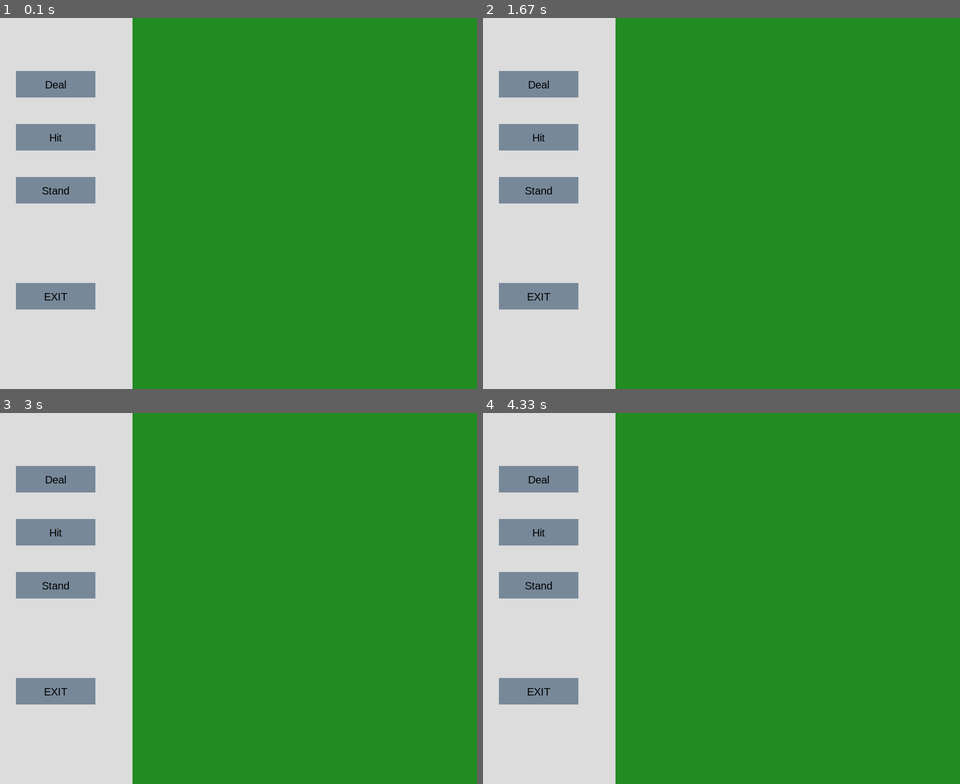
Above: before the commit, frames 1-4 (two rows, left to right).
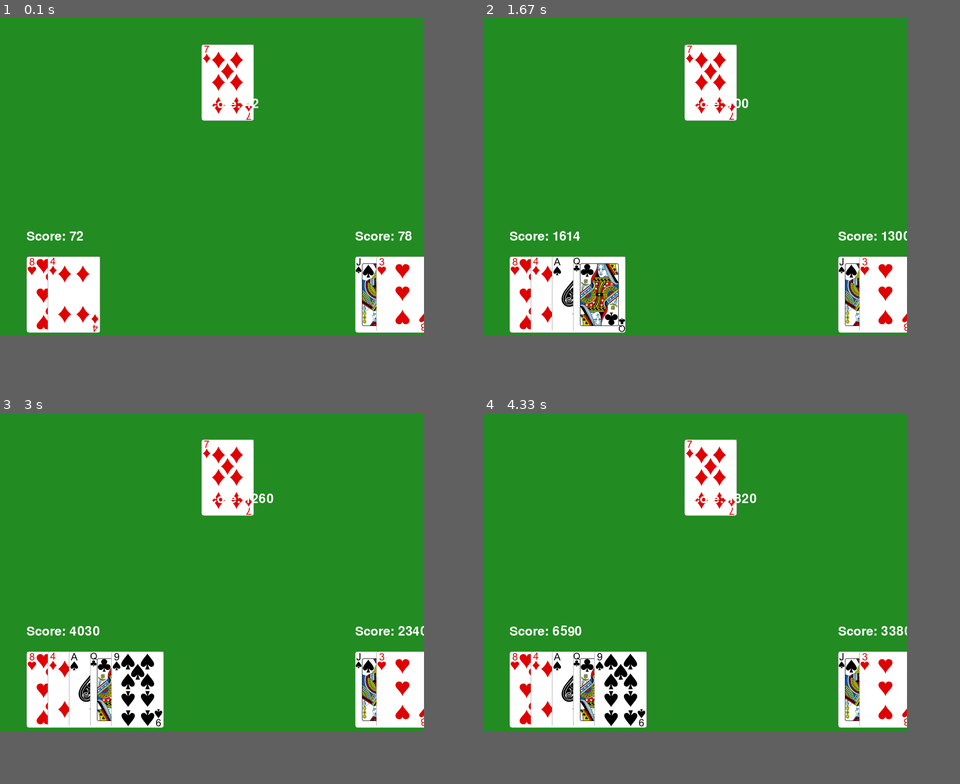
Above: after the commit, the same moments.

Repository: ACondeSalazar/AEM_BlackJack
Game: pygame game, started from main.py
Same seed, same stepped clock (60 frames per second), same inputs: the game is played once before the commit and once after it.
Inputs (mouse positions are in pixels of both pictures, inside the frame that each line leads up to):
- Up to frame 1 (0.1 s): no input
- Up to frame 2 (1.67 s): click (568, 218) at 0.38 s; click (654, 218) at 0.72 s; click (559, 214) at 1.05 s
- Up to frame 3 (3 s): click (85, 613) at 1.88 s
- Up to frame 4 (4.33 s): no input
In our replay, the window is 900x700 before the commit and 800x600 after it. These sizes can differ from the game's own. Grey fills any space a smaller window leaves; there, only what the larger window draws over its background counts as a difference.

The runs differ from the first frame. In frame 1, 33% of the frame differs, in the area x 0-89%, y 0-100%; in frame 2, 34%; in frame 3, 34%; in frame 4, 34%.

Commit message:
new_interface

Diff:
--- a/blackjack.py
+++ b/blackjack.py
@@ -0,0 +1,179 @@
+import random
+from constants import *
+from collections import namedtuple
+
+class Deck:
+    def __init__(self):
+        self.cards = []
+        self.dealt_cards = []
+        self.build()
+
+    def build(self):
+        for value in RANKS:
+            for suit in SUITS:
+                self.cards.append((value, suit))
+
+    def shuffle(self):
+        random.shuffle(self.cards)
+
+    def deal(self):
+        if len(self.cards) > 1:
+            drawn_card = self.cards.pop()
+            self.dealt_cards.append(drawn_card)
+            return drawn_card
+
+        else:
+            print("no more cards in deck")
+
+class Hand(Deck):
+    def __init__(self):
+        self.cards = []
+        self.card_img = []
+        self.value = 0
+
+        self.nbAces = 0
+
+    def add_card(self, card):
+        self.cards.append(card)
+
+    def calc_hand(self):
+        first_card_index = [a_card[0] for a_card in self.cards]
+        non_aces = [c for c in first_card_index if c != 'A']
+        aces = [c for c in first_card_index if c == 'A']
+
+        for card in non_aces:
+            if card in 'JQK':
+                self.value += 10
+            else:
+                self.value += int(card)
+
+        for card in aces:
+            if self.value <= 10:
+                self.value += 11
+            else:
+                self.value += 1
+
+        self.nbAces = len(aces)
+
+    def display_cards(self):
+        for card in self.cards:
+            cards = "".join((card[0], card[1]))
+            if cards not in self.card_img:
+                self.card_img.append(cards)
+
+    def score(self):
+        self.calc_hand()
+        return self.value
+
+    def __str__(self):
+        return ', '.join([f"{card[0]}{card[1]}" for card in self.cards])
+
+    def __len__(self):
+        return len(self.cards)
+
+    def __iter__(self):
+        return iter(self.cards)
+
+
+
+
+
+
+GameState = namedtuple('State', ['dealerScore', 'humanScore','AIScore', 'hasAce'])
+
+
+class Player:
+
+    def __init__(self):
+        self.finishedTurn = False
+        self.hand = Hand()
+        self.name = "Player"
+
+    def draw(self, deck):
+        drawn_card = deck.deal()
+        self.hand.add_card(drawn_card)
+
+    def stand(self):
+        self.finishedTurn = False
+
+    def play(self,deck, state):
+        self.draw(deck)
+
+    def get_score(self):
+        return self.hand.score()
+
+class Dealer(Player):
+
+    def __init__(self):
+        self.hand = Hand()
+        self.name = "Dealer"
+
+    def play(self,deck, state):
+        self.hand.calc_hand()
+
+        if self.hand.value >= 17:
+            self.stand()
+        else:
+            self.draw(deck)
+
+class AIPlayer(Player):
+    def __init__(self):
+        self.hand = Hand()
+        self.name = "AI"
+
+    def play(self,deck, state):
+        self.draw(deck)
+        if len(self.hand > 3):
+            self.stand()
+
+class BlackJack:
+    def __init__(self):
+        self.players = []
+
+        self.playerTurn = 0
+
+        """ for i in range(PLAYERCOUNT):
+            self.players.append(Player()) """
+
+        self.players.append(Player())
+        self.players.append(AIPlayer())
+
+        self.deck = Deck()
+        self.deck.shuffle()
+
+        self.dealer = Dealer()
+        self.dealer.draw(self.deck)
+
+        self.players[0].draw(self.deck)
+        self.players[0].draw(self.deck)
+
+        self.players[1].draw(self.deck)
+        self.players[1].draw(self.deck)
+
+
+    def print_hands(self):
+        print("Dealer's hand:")
+        print(self.dealer.hand)
+        for i, player in enumerate(self.players):
+            print(f"Player {i + 1}'s hand:")
+            print(player.hand)
+
+
+    def playTurn(self):
+        self.dealer.hand.calc_hand()
+        for player in self.players:
+            player.hand.calc_hand()
+
+        self.dealer.play(self.deck, [])
+
+        self.players[0].play(self.deck, [])
+
+        GameState(self.dealer.hand.value, self.players[0].hand.value, self.players[1].hand.value, self.players[1].hand.hasAce )
+
+        self.players[1].play(self.deck, [])
+
+        self.print_hands()
+
+    def update(self):
+        if self.players[self.playerTurn].finishedTurn:
+            self.playerTurn = (self.playerTurn + 1) % len(self.players)
--- a/blackjack_deck.py
+++ /dev/null
@@ -1,58 +0,0 @@
-import random
-from constants import *
-
-class Deck:
-    def __init__(self):
-        self.cards = []
-        self.dealt_cards = []
-        self.build()
-
-    def build(self):
-        for value in RANKS:
-            for suit in SUITS:
-                self.cards.append((value, suit))
-
-    def shuffle(self):
-        random.shuffle(self.cards)
-
-    def deal(self):
-        if len(self.cards) > 1:
-            drawn_card = self.cards.pop()
-            self.dealt_cards.append(drawn_card)
-            return drawn_card
-
-        else:
-            print("no more cards in deck")
-
-class Hand(Deck):
-    def __init__(self):
-        self.cards = []
-        self.card_img = []
-        self.value = 0
-
-    def add_card(self, card):
-        self.cards.append(card)
-
-    def calc_hand(self):
-        first_card_index = [a_card[0] for a_card in self.cards]
-        non_aces = [c for c in first_card_index if c != 'A']
-        aces = [c for c in first_card_index if c == 'A']
-
-        for card in non_aces:
-            if card in 'JQK':
-                self.value += 10
-            else:
-                self.value += int(card)
-
-        for card in aces:
-            if self.value <= 10:
-                self.value += 11
-            else:
-                self.value += 1
-
-
-    def display_cards(self):
-        for card in self.cards:
-            cards = "".join((card[0], card[1]))
-            if cards not in self.card_img:
-                self.card_img.append(cards)
--- a/constants.py
+++ b/constants.py
@@ -25,3 +25,7 @@
 CARD_CENTER = (36, 48)
 CARD_BACK_SIZE = (72, 96)
 CARD_BACK_CENTER = (36, 48)
+
+PLAYERCOUNT = 2
+HIT = 1
+STAND = 2
--- a/game.py
+++ /dev/null
@@ -1,23 +0,0 @@
-from blackjack_deck import *
-
-
-PLAYERCOUNT = 2
-
-class Player:
-
-    def __init__(self):
-        self.hand = Hand()
-
-    def draw(self, deck):
-        drawn_card = deck.deal()
-        self.hand.add_card(drawn_card)
-
-class BlackJack:
-    def __init__(self):
-        self.players = []
-
-        for i in range(PLAYERCOUNT):
-            self.players.append(Player())
-
-        self.deck = Deck()
-        self.deck.shuffle
--- a/main.py
+++ b/main.py
@@ -1,164 +1,133 @@
+import random
+import time
+from blackjack import *
+
 import pygame
-import sys
-import time
-from blackjack_deck import Deck, Hand
-from constants import *
 
-gamefont = textfont
+#pygame init
+pygame.init()
 
-white = light_slat
-# Initialize Pygame
-pygame.init()
-clock = pygame.time.Clock()
+screen_width = 800
+screen_height = 600
+screen = pygame.display.set_mode((screen_width, screen_height))
+pygame.display.set_caption("BlackJack Game")
 
-# Game Display Setup
-gameDisplay = pygame.display.set_mode((display_width, display_height))
-pygame.display.set_caption('Multiplayer Blackjack')
-gameDisplay.fill(background_color)
-pygame.draw.rect(gameDisplay, grey, pygame.Rect(0, 0, 250, 700))
+running = True
+
+background_color = (34, 139, 34)
+screen.fill(background_color)
 
 
-# Render text on screen
-def render_text(text, font, color, x, y):
-    textSurface = font.render(text, True, color)
-    textRect = textSurface.get_rect(center=(x, y))
-    gameDisplay.blit(textSurface, textRect)
-    pygame.display.update()
+cards_image = {}
+for rank in RANKS:
+    for suit in SUITS:
+        filename = f"{rank}{suit}.png"
+        cards_image[(rank, suit)] = pygame.image.load(f"img/{filename}")
+
+#game setup
+random.seed(time.time())
+game = BlackJack()
 
 
-def button(msg, x, y, w, h, ic, ac, action=None):
-    mouse = pygame.mouse.get_pos()
-    click = pygame.mouse.get_pressed()
+def show_card_at(card, x, y):
+    if card:
+        card_image = cards_image.get((card[0], card[1]))
+        if card_image:
+            screen.blit(card_image, (x, y))
 
-    pygame.draw.rect(gameDisplay, ac if x + w > mouse[0] > x and y + h > mouse[1] > y else ic, (x, y, w, h))
+def display_all_hands(game):
 
-    if x + w > mouse[0] > x and y + h > mouse[1] > y and click[0] == 1 and action:
-        action()
+    dealer_x = screen_width // 2 - len(game.dealer.hand) * 40 // 2
+    dealer_y = 50
+    for i, card in enumerate(game.dealer.hand):
+        show_card_at(card, dealer_x + i * 40, dealer_y)
 
-    render_text(msg, font, black, x + (w/2), y + (h/2))
+    # Display dealer's score below the cards
+    dealer_score_font = pygame.font.Font(None, 36)
+    dealer_score_text = dealer_score_font.render(f"Score: {game.dealer.get_score()}", True, (255, 255, 255))
+    screen.blit(dealer_score_text, (dealer_x, dealer_y + 100))
 
-class BlackjackGame:
-    def __init__(self, num_players=2):
-        self.num_players = num_players
-        self.deck = Deck()
-        self.dealer = Hand()
-        self.players = [Hand() for _ in range(num_players)]
-        self.current_player = 0
-        self.deck.shuffle()
+    player1_x = 50
+    player1_y = screen_height - 150
+    for i, card in enumerate(game.players[0].hand):
+        show_card_at(card, player1_x + i * 40, player1_y)
 
-    def deal(self):
-        # Deal initial cards
-        for i in range(2):
-            self.dealer.add_card(self.deck.deal())
-            for player in self.players:
-                player.add_card(self.deck.deal())
+    # Display player 1's score above the cards
+    player1_score_font = pygame.font.Font(None, 36)
+    player1_score_text = player1_score_font.render(f"Score: {game.players[0].get_score()}", True, (255, 255, 255))
+    screen.blit(player1_score_text, (player1_x, player1_y - 50))
 
-        self.display_hands()
-        self.blackjack_check()
+    player2_x = screen_width - len(game.players[1].hand) * 40 - 50
+    player2_y = screen_height - 150
+    for i, card in enumerate(game.players[1].hand):
+        show_card_at(card, player2_x + i * 40, player2_y)
 
-    def display_hands(self):
-        # Show dealer’s hand
-        render_text("Dealer's Hand:", gamefont, white, 500, 150)
-        gameDisplay.blit(pygame.image.load(f'img/{self.dealer.card_img[0]}.png'), (400, 200))
-        gameDisplay.blit(pygame.image.load('img/back.png'), (550, 200))
-
-        # Show each player's hand
-        y_offset = 400
-        for i, player in enumerate(self.players):
-            render_text(f"Player {i + 1} Hand:", gamefont, white, 500, y_offset - 50)
-            for j, card in enumerate(player.card_img):
-                gameDisplay.blit(pygame.image.load(f'img/{card}.png'), (300 + (j * 110), y_offset))
-            y_offset += 120
-
-        pygame.display.update()
-
-    def blackjack_check(self):
-        # Check for instant Blackjacks
-        if self.dealer.value == 21:
-            render_text("Dealer has Blackjack!", game_end, red, 500, 250)
-            time.sleep(3)
-            self.finish_game()
-        elif any(player.value == 21 for player in self.players):
-            for i, player in enumerate(self.players):
-                if player.value == 21:
-                    render_text(f"Player {i + 1} has Blackjack!", game_end, green, 500, 250)
-                    time.sleep(3)
-            self.finish_game()
-
-    def hit(self):
-        current_player = self.players[self.current_player]
-        current_player.add_card(self.deck.deal())
-        self.display_hands()
-
-        if current_player.value > 21:
-            render_text(f"Player {self.current_player + 1} Busts!", game_end, red, 500, 250)
-            time.sleep(2)
-            self.next_turn()
-
-    def stand(self):
-        render_text(f"Player {self.current_player + 1} Stands!", gamefont, white, 500, 250)
-        time.sleep(1)
-        self.next_turn()
-
-    def next_turn(self):
-        self.current_player += 1
-        if self.current_player >= len(self.players):
-            self.dealer_turn()
-        else:
-            render_text(f"Player {self.current_player + 1}'s Turn", gamefont, white, 500, 80)
-
-    def dealer_turn(self):
-        render_text("Dealer's Turn", gamefont, white, 500, 80)
-        time.sleep(2)
-        gameDisplay.blit(pygame.image.load(f'img/{self.dealer.card_img[1]}.png'), (550, 200))
-        pygame.display.update()
-        time.sleep(2)
-
-        while self.dealer.value < 17:
-            self.dealer.add_card(self.deck.deal())
-            self.display_hands()
-            time.sleep(1)
-
-        self.check_results()
-
-    def check_results(self):
-        for i, player in enumerate(self.players):
-            if player.value > 21:
-                render_text(f"Player {i + 1} Busts!", game_end, red, 500, 250)
-            elif self.dealer.value > 21 or player.value > self.dealer.value:
-                render_text(f"Player {i + 1} Wins!", game_end, green, 500, 250)
-            elif player.value < self.dealer.value:
-                render_text(f"Player {i + 1} Loses!", game_end, red, 500, 250)
-            else:
-                render_text(f"Player {i + 1} Ties!", game_end, grey, 500, 250)
-            time.sleep(2)
-
-        self.finish_game()
-
-    def finish_game(self):
-        render_text("Play again? Press Deal!", gamefont, white, 200, 80)
-        time.sleep(3)
-        self.__init__(self.num_players)  # Reset game
-        gameDisplay.fill(background_color)
-        pygame.draw.rect(gameDisplay, grey, pygame.Rect(0, 0, 250, 700))
-        pygame.display.update()
-
-    def exit_game(self):
-        pygame.quit()
-        sys.exit()
+    # Display player 2's score above the cards
+    player2_score_font = pygame.font.Font(None, 36)
+    player2_score_text = player2_score_font.render(f"Score: {game.players[1].get_score()}", True, (255, 255, 255))
+    screen.blit(player2_score_text, (player2_x, player2_y - 50))
 
 
-blackjack = BlackjackGame(num_players=3)  # Change the number of players here!
+def create_buttons():
+    button_width = 100
+    button_height = 50
+    hit_button_x = screen_width // 5 - button_width // 2
+    hit_button_y = screen_height - 250
+    stand_button_x = 2 * screen_width // 5 - button_width // 2
+    stand_button_y = screen_height - 250
 
-running = True
+    hit_button_rect = pygame.Rect(hit_button_x, hit_button_y, button_width, button_height)
+    stand_button_rect = pygame.Rect(stand_button_x, stand_button_y, button_width, button_height)
+
+    pygame.draw.rect(screen, (0, 128, 255), hit_button_rect)
+    hit_font = pygame.font.Font(None, 36)
+    hit_text = hit_font.render("Hit", True, (255, 255, 255))
+    screen.blit(hit_text, (hit_button_x + 25, hit_button_y + 12))
+
+    pygame.draw.rect(screen, (255, 0, 0), stand_button_rect)
+    stand_text = hit_font.render("Stand", True, (255, 255, 255))
+    screen.blit(stand_text, (stand_button_x + 10, stand_button_y + 12))
+
+    return hit_button_rect, stand_button_rect
+
+
+
+clock = pygame.time.Clock()
+FPS = 60
+
+hit_button, stand_button = create_buttons()
+
 while running:
+
+    screen.fill(background_color)
+
     for event in pygame.event.get():
         if event.type == pygame.QUIT:
             running = False
 
-    button("Deal", 30, 100, 150, 50, light_slat, dark_slat, blackjack.deal)
-    button("Hit", 30, 200, 150, 50, light_slat, dark_slat, blackjack.hit)
-    button("Stand", 30, 300, 150, 50, light_slat, dark_slat, blackjack.stand)
-    button("EXIT", 30, 500, 150, 50, light_slat, dark_red, blackjack.exit_game)
+        # Human player input handling
+        if game.playerTurn == 0 and not game.players[0].finishedTurn:
+            if event.type == pygame.MOUSEBUTTONUP and event.button == 1:
+                if hit_button.collidepoint(event.pos):
+                    game.players[0].draw(game.deck)
+                    print("hit")
+                elif stand_button.collidepoint(event.pos):
+                    game.players[0].stand()
+                    print("stand")
+
+
+    turnFinished = game.update()
+
+    if game.playerTurn == 1:
+        game.players[1].play(game.deck)
+
+    if turnFinished:
+        pass
+
+    display_all_hands(game)
 
     pygame.display.flip()
+
+    clock.tick(FPS)
+
+pygame.quit()
--- a/blackjack_calc_hand.py
+++ b/old/blackjack_calc_hand.py
@@ -1,4 +1,4 @@
-from blackjack_deck import *
+from blackjack import *
 
 deck = Deck()
 deck.shuffle()
--- a/blackjack_pygame.py
+++ b/old/blackjack_pygame.py
@@ -1,5 +1,5 @@
 import pygame as pygame
-from blackjack_deck import *
+from blackjack import *
 from constants import *
 import sys
 import time
--- /dev/null
+++ b/old/classes.py
@@ -0,0 +1,90 @@
+
+
+
+GameState = namedtuple('State', ['dealerScore', 'humanScore','AIScore', 'hasAce'])
+
+
+class Player:
+
+    def __init__(self):
+        self.hand = Hand()
+
+    def draw(self, deck):
+        drawn_card = deck.deal()
+        self.hand.add_card(drawn_card)
+
+    def stand(self):
+        pass
+
+    def play(self,deck, state):
+        self.draw(deck)
+
+class Dealer(Player):
+
+    def __init__(self):
+        self.hand = Hand()
+
+    def draw(self, deck):
+        drawn_card = deck.deal()
+        self.hand.add_card(drawn_card)
+
+    def stand(self):
+        pass
+
+    def play(self,deck, state):
+        self.hand.calc_hand()
+
+        if self.hand.value >= 17:
+            self.stand()
+        else:
+            self.draw(deck)
+
+class AIPlayer(Player):
+    def __init__(self):
+        self.hand = Hand()
+
+    def draw(self, deck):
+        drawn_card = deck.deal()
+        self.hand.add_card(drawn_card)
+
+    def stand(self):
+        pass
+
+    def play(self,deck, state):
+        self.draw(deck)
+
+class BlackJack:
+    def __init__(self):
+        self.players = []
+
+        """ for i in range(PLAYERCOUNT):
+            self.players.append(Player()) """
+
+        self.deck = Deck()
+        self.deck.shuffle()
+
+        self.dealer = Dealer()
+
+    def print_hands(self):
+        print("Dealer's hand:")
+        print(self.dealer.hand)
+        for i, player in enumerate(self.players):
+            print(f"Player {i + 1}'s hand:")
+            print(player.hand)
+
+
+    def playTurn(self):
+        self.dealer.hand.calc_hand()
+        for player in self.players:
+            player.hand.calc_hand()
+
+
+        self.dealer.play(self.deck, [])
+
+        self.players[0].play(self.deck, [])
+
+        GameState(self.dealer.hand.value, self.players[0].hand.value, self.players[1].hand.value, self.players[1].hand.hasAce )
+
+        self.players[1].play(self.deck, [])
+
+        self.print_hands()
--- /dev/null
+++ b/old/main.py
@@ -0,0 +1,164 @@
+import pygame
+import sys
+import time
+from blackjack import Deck, Hand
+from constants import *
+
+gamefont = textfont
+
+white = light_slat
+pygame.init()
+clock = pygame.time.Clock()
+
+# Game Display Setup
+gameDisplay = pygame.display.set_mode((display_width, display_height))
+pygame.display.set_caption('Multiplayer Blackjack')
+gameDisplay.fill(background_color)
+pygame.draw.rect(gameDisplay, grey, pygame.Rect(0, 0, 250, 700))
+
+
+# Render text on screen
+def render_text(text, font, color, x, y):
+    textSurface = font.render(text, True, color)
+    textRect = textSurface.get_rect(center=(x, y))
+    gameDisplay.blit(textSurface, textRect)
+    pygame.display.update()
+
+
+def button(msg, x, y, w, h, ic, ac, action=None):
+    mouse = pygame.mouse.get_pos()
+    click = pygame.mouse.get_pressed()
+
+    pygame.draw.rect(gameDisplay, ac if x + w > mouse[0] > x and y + h > mouse[1] > y else ic, (x, y, w, h))
+
+    if x + w > mouse[0] > x and y + h > mouse[1] > y and click[0] == 1 and action:
+        action()
+
+    render_text(msg, font, black, x + (w/2), y + (h/2))
+
+class BlackjackGame:
+    def __init__(self, num_players=2):
+        self.num_players = num_players
+        self.deck = Deck()
+        self.dealer = Hand()
+        self.players = [Hand() for _ in range(num_players)]
+        self.current_player = 0
+        self.deck.shuffle()
+
+    def deal(self):
+        # Deal initial cards
+        for i in range(2):
+            self.dealer.add_card(self.deck.deal())
+            for player in self.players:
+                player.add_card(self.deck.deal())
+
+        self.dealer.display_cards()
+        self.display_hands()
+        self.blackjack_check()
+
+    def display_hands(self):
+        # Show dealer’s hand
+        render_text("Dealer's Hand:", gamefont, white, 500, 150)
+        gameDisplay.blit(pygame.image.load(f'img/{self.dealer.card_img[0]}.png'), (400, 200))
+        gameDisplay.blit(pygame.image.load('img/back.png'), (550, 200))
+
+        # Show each player's hand
+        y_offset = 400
+        for i, player in enumerate(self.players):
+            render_text(f"Player {i + 1} Hand:", gamefont, white, 500, y_offset - 50)
+            for j, card in enumerate(player.card_img):
+                gameDisplay.blit(pygame.image.load(f'img/{card}.png'), (300 + (j * 110), y_offset))
+            y_offset += 120
+
+        pygame.display.update()
+
+    def blackjack_check(self):
+        # Check for instant Blackjacks
+        if self.dealer.value == 21:
+            render_text("Dealer has Blackjack!", game_end, red, 500, 250)
+            time.sleep(3)
+            self.finish_game()
+        elif any(player.value == 21 for player in self.players):
+            for i, player in enumerate(self.players):
+                if player.value == 21:
+                    render_text(f"Player {i + 1} has Blackjack!", game_end, green, 500, 250)
+                    time.sleep(3)
+            self.finish_game()
+
+    def hit(self):
+        current_player = self.players[self.current_player]
+        current_player.add_card(self.deck.deal())
+        self.display_hands()
+
+        if current_player.value > 21:
+            render_text(f"Player {self.current_player + 1} Busts!", game_end, red, 500, 250)
+            time.sleep(2)
+            self.next_turn()
+
+    def stand(self):
+        render_text(f"Player {self.current_player + 1} Stands!", gamefont, white, 500, 250)
+        time.sleep(1)
+        self.next_turn()
+
+    def next_turn(self):
+        self.current_player += 1
+        if self.current_player >= len(self.players):
+            self.dealer_turn()
+        else:
+            render_text(f"Player {self.current_player + 1}'s Turn", gamefont, white, 500, 80)
+
+    def dealer_turn(self):
+        render_text("Dealer's Turn", gamefont, white, 500, 80)
+        time.sleep(2)
+        gameDisplay.blit(pygame.image.load(f'img/{self.dealer.card_img[1]}.png'), (550, 200))
+        pygame.display.update()
+        time.sleep(2)
+
+        while self.dealer.value < 17:
+            self.dealer.add_card(self.deck.deal())
+            self.display_hands()
+            time.sleep(1)
+
+        self.check_results()
+
+    def check_results(self):
+        for i, player in enumerate(self.players):
+            if player.value > 21:
+                render_text(f"Player {i + 1} Busts!", game_end, red, 500, 250)
+            elif self.dealer.value > 21 or player.value > self.dealer.value:
+                render_text(f"Player {i + 1} Wins!", game_end, green, 500, 250)
+            elif player.value < self.dealer.value:
+                render_text(f"Player {i + 1} Loses!", game_end, red, 500, 250)
+            else:
+                render_text(f"Player {i + 1} Ties!", game_end, grey, 500, 250)
+            time.sleep(2)
+
+        self.finish_game()
+
+    def finish_game(self):
+        render_text("Play again? Press Deal!", gamefont, white, 200, 80)
+        time.sleep(3)
+        self.__init__(self.num_players)  # Reset game
+        gameDisplay.fill(background_color)
+        pygame.draw.rect(gameDisplay, grey, pygame.Rect(0, 0, 250, 700))
+        pygame.display.update()
+
+    def exit_game(self):
+        pygame.quit()
+        sys.exit()
+
+
+blackjack = BlackjackGame(num_players=2)
+
+running = True
+while running:
+    for event in pygame.event.get():
+        if event.type == pygame.QUIT:
+            running = False
+
+    button("Deal", 30, 100, 150, 50, light_slat, dark_slat, blackjack.deal)
+    button("Hit", 30, 200, 150, 50, light_slat, dark_slat, blackjack.hit)
+    button("Stand", 30, 300, 150, 50, light_slat, dark_slat, blackjack.stand)
+    button("EXIT", 30, 500, 150, 50, light_slat, dark_red, blackjack.exit_game)
+
+    pygame.display.flip()
Empty file added: old/__init__.py
Renamed: blackjack_game.png -> old/blackjack_game.png
